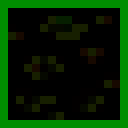
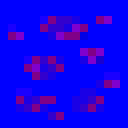
Comparing the layer stacks of the two 128x128 images. Changes:
painted on "hi" (1st of 3) over [8, 16, 120, 120]
painted on "mid" (1st of 3) over [24, 16, 96, 120]
painted on "low" (1st of 2) over [8, 16, 120, 112]
removed layer "Layer 1" over [0, 0, 128, 128]
hid "border", opacity 95% → 90%, painted on it over [0, 0, 128, 128]
hid "mid" (2nd of 3), opacity 45% → 20%, painted on it over [8, 16, 112, 120]
hid "lo", opacity 25% → 20%, painted on it over [16, 16, 120, 120]
removed layer "e_base" over [0, 0, 128, 128]
painted on "r_base" over [0, 0, 128, 128]
